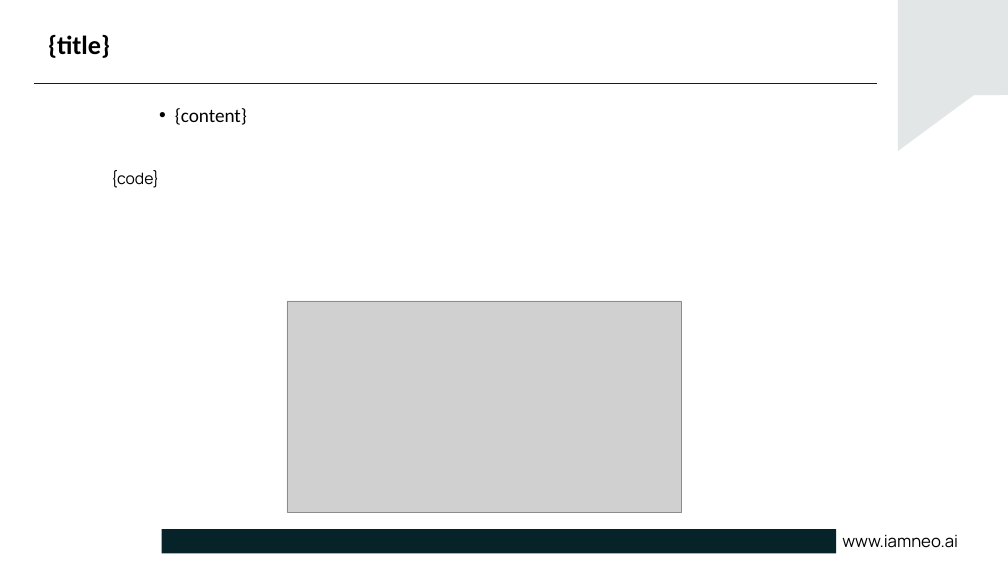
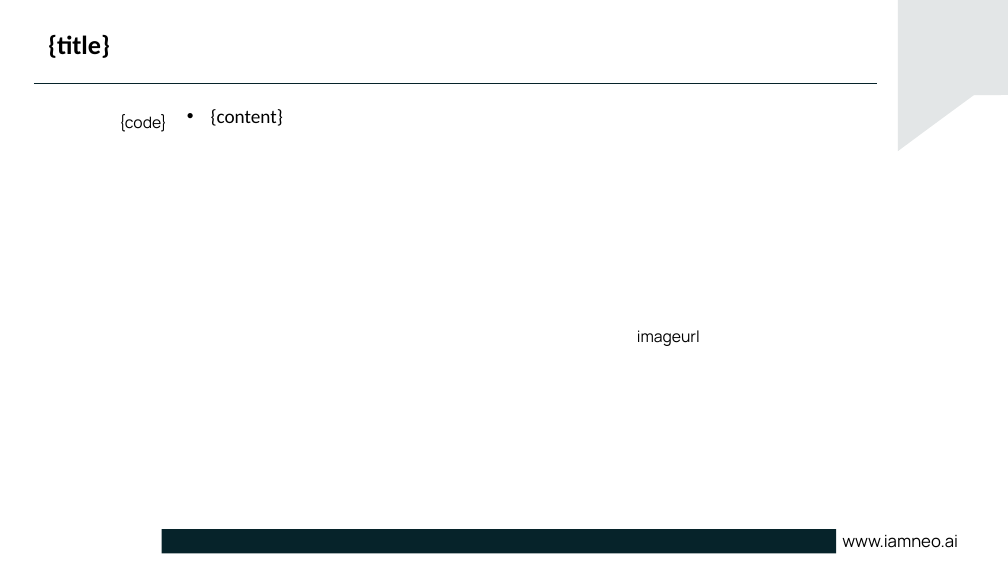
Before and after one commit to DivakarSathees/PptxGenerator-python, a slide deck: slide 3 of template_iamneo.pptx (slide 4 before the commit). Drawn at 1008x567 pixels with LibreOffice and Linux fonts; fonts in the diff are those of the drawing; grey boxes stand for pictures; background and template pictures are left out. Boxes give left, top, right and bottom in pixels: in the first picture for what was removed or moved away, otherwise in the second. Text is boxed around its words. In the diff, an @@ line names an element or a change of style, - is before the commit and + after.

```diff
--- a/template_iamneo.pptx
+++ b/template_iamneo.pptx
@@ text "{code}": place and size @@
-text "{code}" at box(111, 170, 159, 188)
+text "{code}" at box(119, 114, 167, 132)
@@ text "{content}": place and size @@
-text "{content}" at box(175, 108, 247, 125)
+text "{content}" at box(211, 109, 283, 126)
@@ text "{content}" at box(211, 109, 283, 126): indent changed @@
@@ picture removed at box(287, 301, 682, 513) @@
@@ text added at box(637, 330, 700, 346), 18 pt, text #000000 @@
+imageurl
```
Also in this commit, not shown: 1 other slide changed, 7 slides removed, 11 other files.
